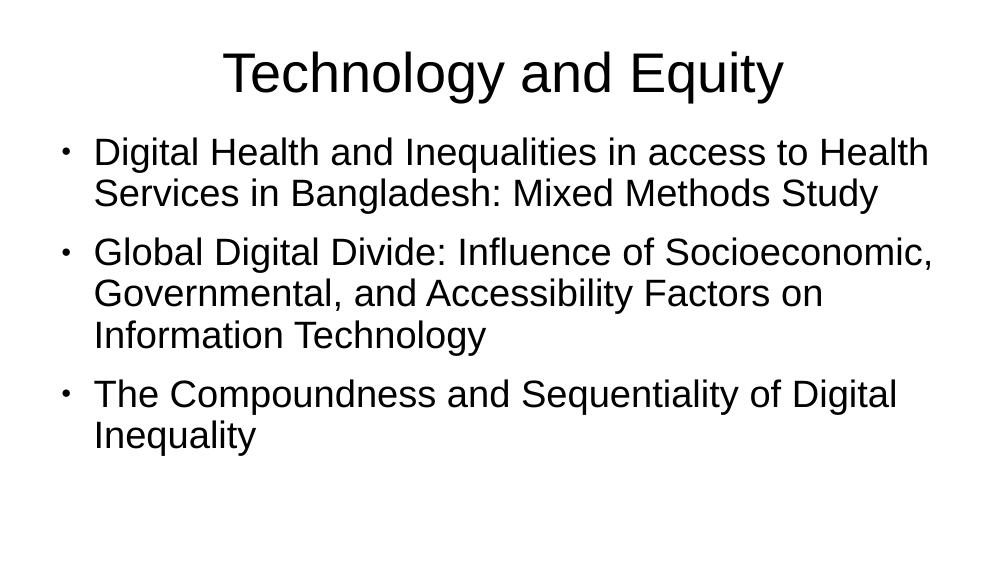
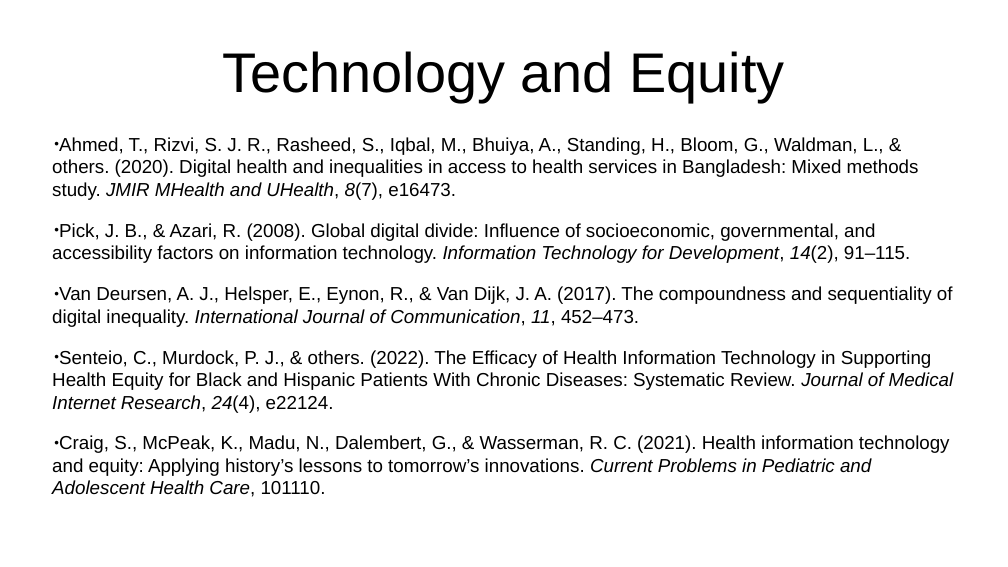
Before and after one commit to vicky-playground/EHR-GDP, a slide deck: slide 10 of does_gdp_impact_health_information_technology_investment.odp. Drawn at 1008x567 pixels with LibreOffice and Linux fonts; fonts in the diff are those of the drawing. Boxes give left, top, right and bottom in pixels: in the first picture for what was removed or moved away, otherwise in the second. Text is boxed around its words. In the diff, an @@ line names an element or a change of style, - is before the commit and + after.

Commit message:
changed  the literature review papers on the slide to follow APA format

```diff
--- a/does_gdp_impact_health_information_technology_investment.odp
+++ b/does_gdp_impact_health_information_technology_investment.odp
@@ text at (52,137,954,476): text changed; size 30 to 14.8 pt @@
-● Digital Health and Inequalities in access to Health Services in Bangladesh: Mixed Methods Study
-● Global Digital Divide: Influence of Socioeconomic, Governmental, and Accessibility Factors on Information Technology
-● The Compoundness and Sequentiality of Digital Inequality
+● Ahmed, T., Rizvi, S. J. R., Rasheed, S., Iqbal, M., Bhuiya, A., Standing, H., Bloom, G., Waldman, L., & others. (2020). Digital health and inequalities in access to health services in Bangladesh: Mixed methods study. JMIR MHealth and UHealth, 8(7), e16473.
+● Pick, J. B., & Azari, R. (2008). Global digital divide: Influence of socioeconomic, governmental, and accessibility factors on information technology. Information Technology for Development, 14(2), 91–115.
+● Van Deursen, A. J., Helsper, E., Eynon, R., & Van Dijk, J. A. (2017). The compoundness and sequentiality of digital inequality. International Journal of Communication, 11, 452–473.
+● Senteio, C., Murdock, P. J., & others. (2022). The Efficacy of Health Information Technology in Supporting Health Equity for Black and Hispanic Patients With Chronic Diseases: Systematic Review. Journal of Medical Internet Research, 24(4), e22124.
+● Craig, S., McPeak, K., Madu, N., Dalembert, G., & Wasserman, R. C. (2021). Health information technology and equity: Applying history’s lessons to tomorrow’s innovations. Current Problems in Pediatric and Adolescent Health Care, 101110.
```
Also in this commit, not shown: 4 other slides changed, 34 other files.
